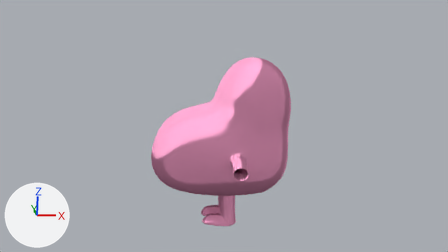
What one commit did to the Blender file tests/mr_greedy.blend.
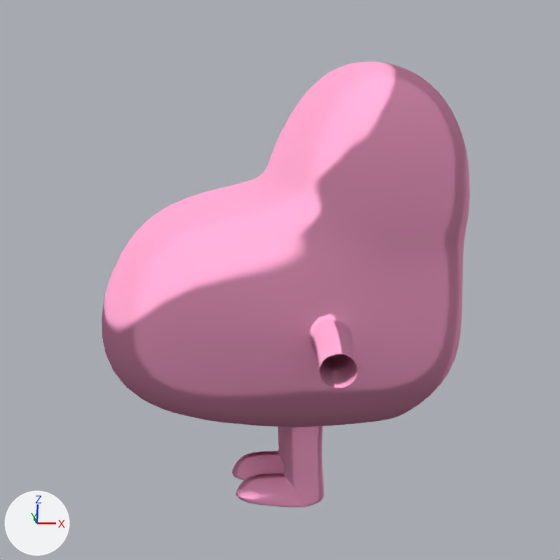
Each version appears first from the file's camera 'Camera', and next in a close-up on the part from 25% to 73% of the width and 14% to 98% of the height. Lighting does not change. The marker at lower left points along +X, +Y and +Z.
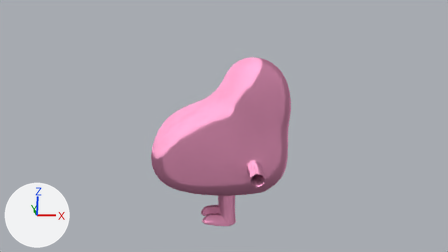
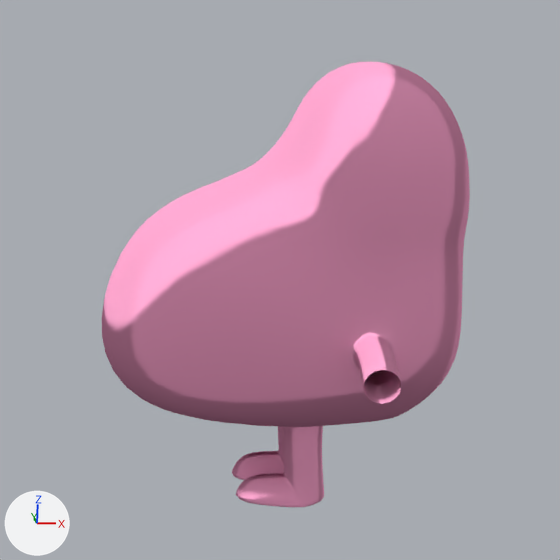
The change in detail:
me_sphere_002 is used by ob_sphere; location (0.0, 0.0, 0.0).
me_sphere_002 had 180 vertices, 161 faces and spanned x -1.8..0.76, y -1.22..0.0, z -2.04..1.01.
me_sphere_002 now has 180 vertices, 161 faces and spans x -1.8..0.76, y -1.16..0.0, z -2.04..1.01.
me_sphere_002 part 1: 58 of 180 vertices moved; they spanned x -0.73..0.38, y -1.22..0.0, z -1.28..0.49 and now span x -0.8..0.38, y -1.16..0.0, z -1.28..0.52; mean shift (0.22, 0.05, -0.09); largest move (-0.18, -1.05, -0.65) -> (0.11, -0.99, -0.78).

What differs and where, as boxes (x1, y1, x2, y2) in the close-ups (560 x 560 px; the box of a moved part takes in the faces that stretch with it):
part 1 of me_sphere_002, moved or reshaped: before (170, 92, 451, 427); after (169, 91, 451, 426)
